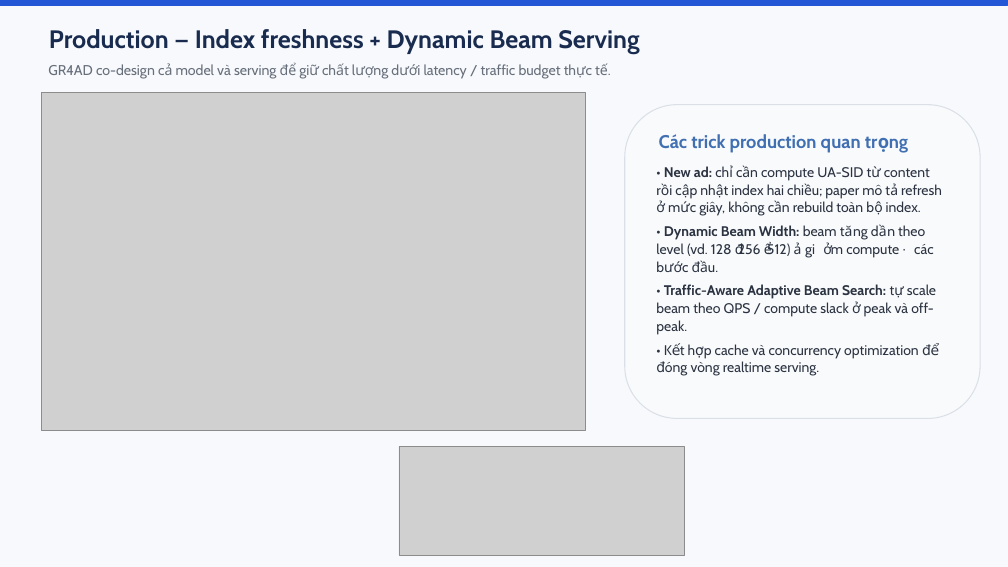
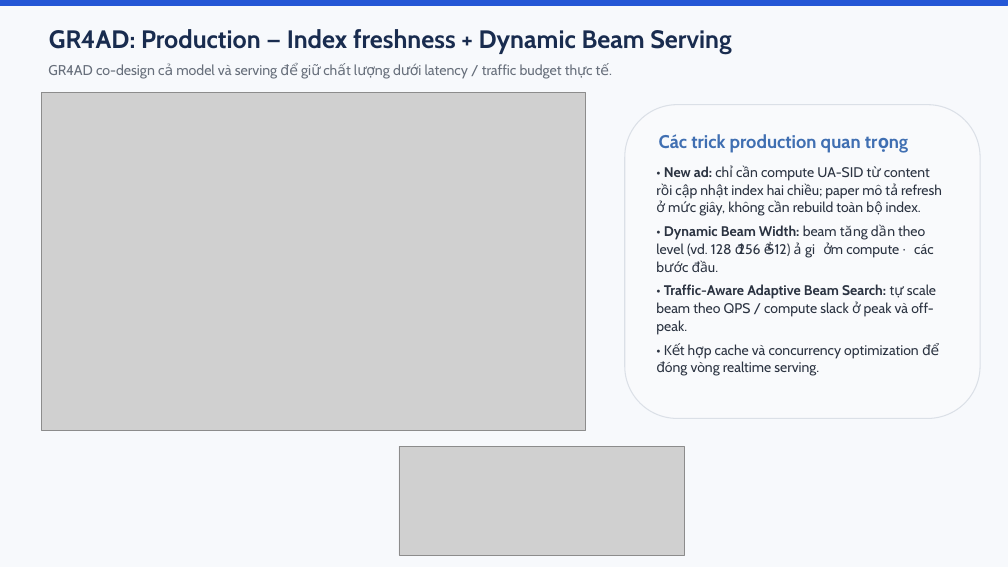
Before and after one commit to nam-htran/VSF-MiniApp-Ecommerce, a slide deck: slide 17 of docs/present/Slide.pptx (slide 11 before the commit). Drawn at 1008x567 pixels with LibreOffice and Linux fonts; fonts in the diff are those of the drawing; grey boxes stand for pictures. Boxes give left, top, right and bottom in pixels: in the first picture for what was removed or moved away, otherwise in the second. Text is boxed around its words. In the diff, an @@ line names an element or a change of style, - is before the commit and + after.

```diff
--- a/docs/present/Slide.pptx
+++ b/docs/present/Slide.pptx
@@ text at bbox=[49, 29, 731, 54]: text changed @@
-Production — Index freshness + Dynamic Beam Serving
+GR4AD: Production — Index freshness + Dynamic Beam Serving
```
Also in this commit, not shown: 7 other slides changed, 8 slides added, 2 slides removed, 6 other files.
